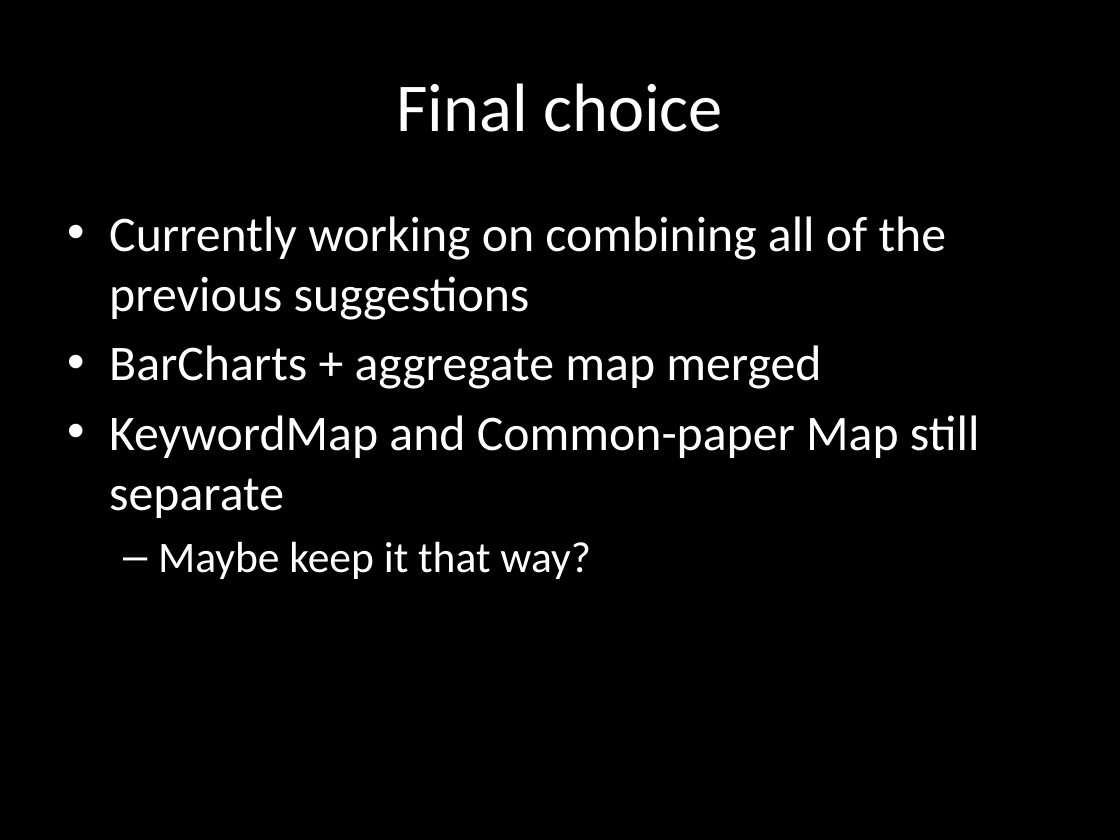
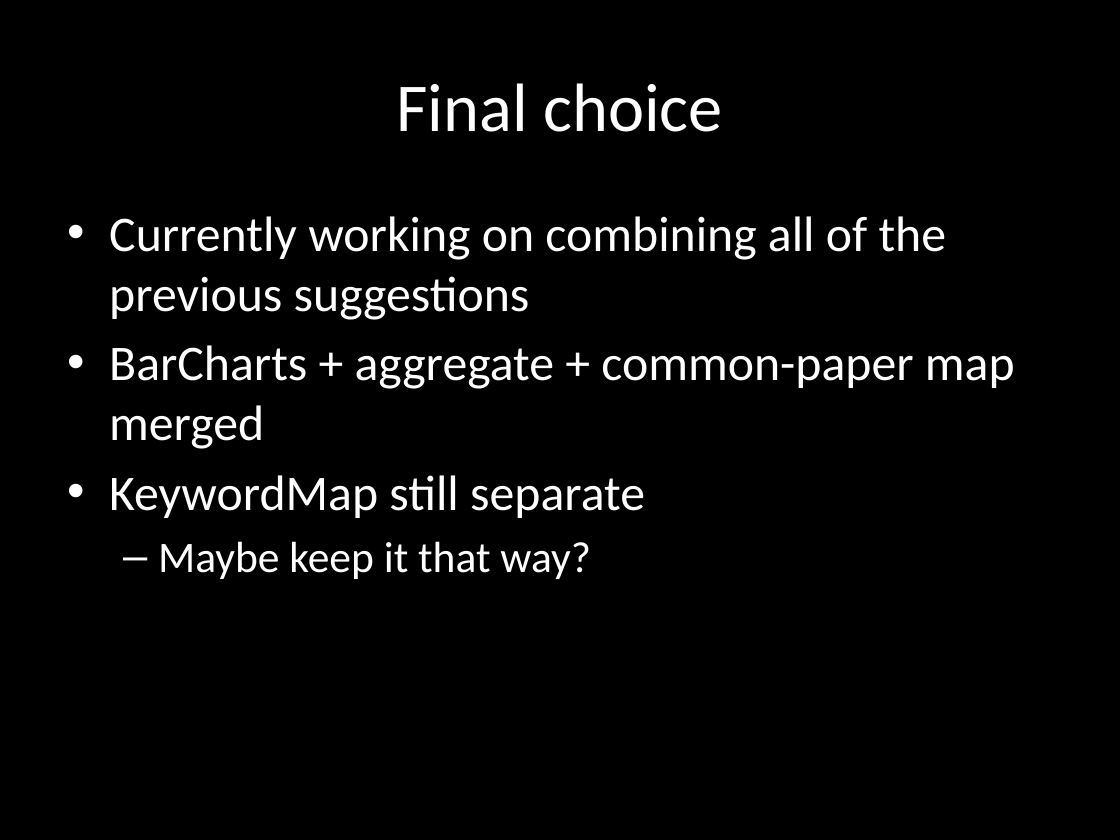
Before and after one commit to croes/capsel-lak, a slide deck: slide 8 of presentation/LAK Dataset Visualization.pptx. Drawn at 1120x840 pixels with LibreOffice and Linux fonts; fonts in the diff are those of the drawing. Boxes give left, top, right and bottom in pixels: in the first picture for what was removed or moved away, otherwise in the second. Text is boxed around its words. In the diff, an @@ line names an element or a change of style, - is before the commit and + after.

Commit message:
updated presentation

```diff
--- a/presentation/LAK Dataset Visualization.pptx
+++ b/presentation/LAK Dataset Visualization.pptx
@@ text at [109, 345, 1015, 518]: text changed @@
-• BarCharts + aggregate map merged
-• KeywordMap and Common-paper Map still separate
+• BarCharts + aggregate + common-paper map merged
+• KeywordMap still separate
```
Also in this commit, not shown: 1 other slide changed.
